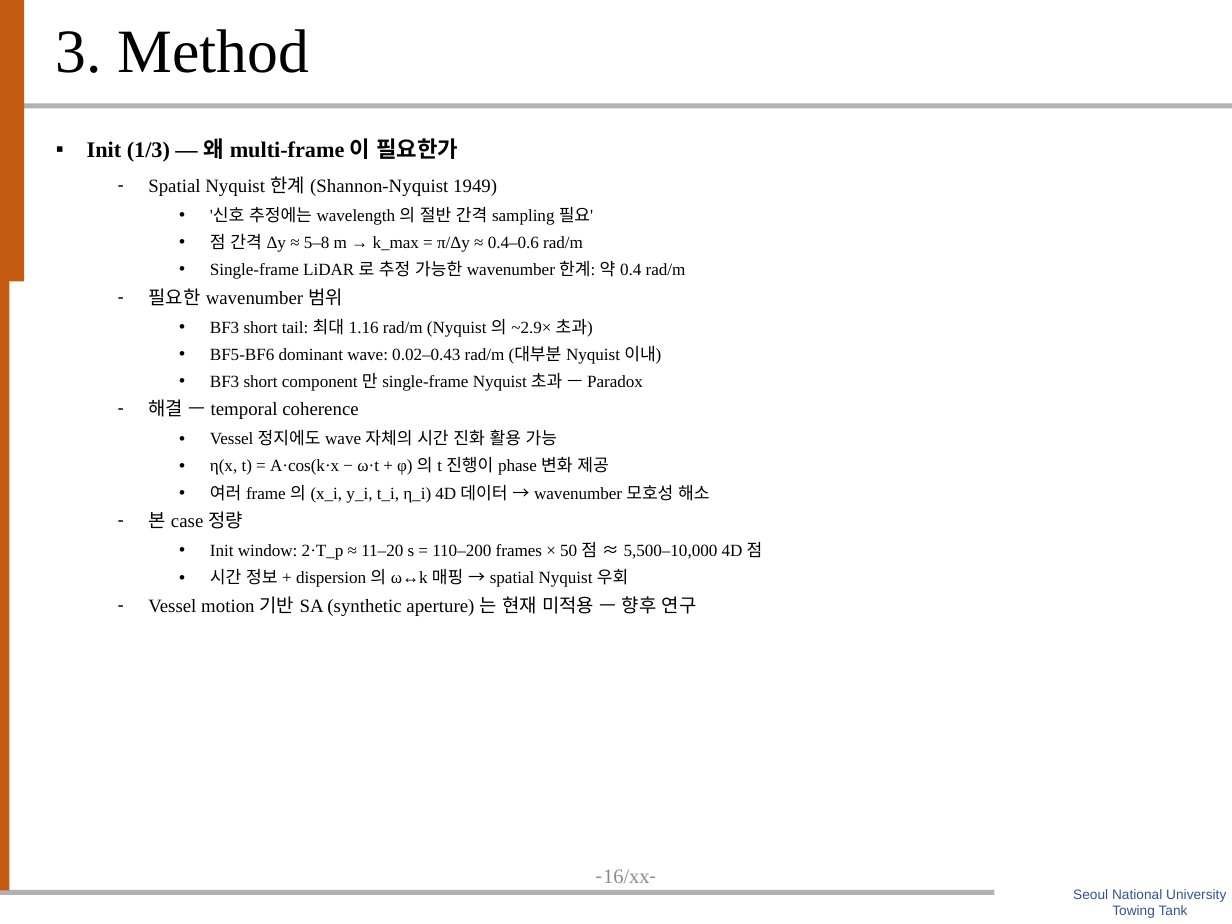
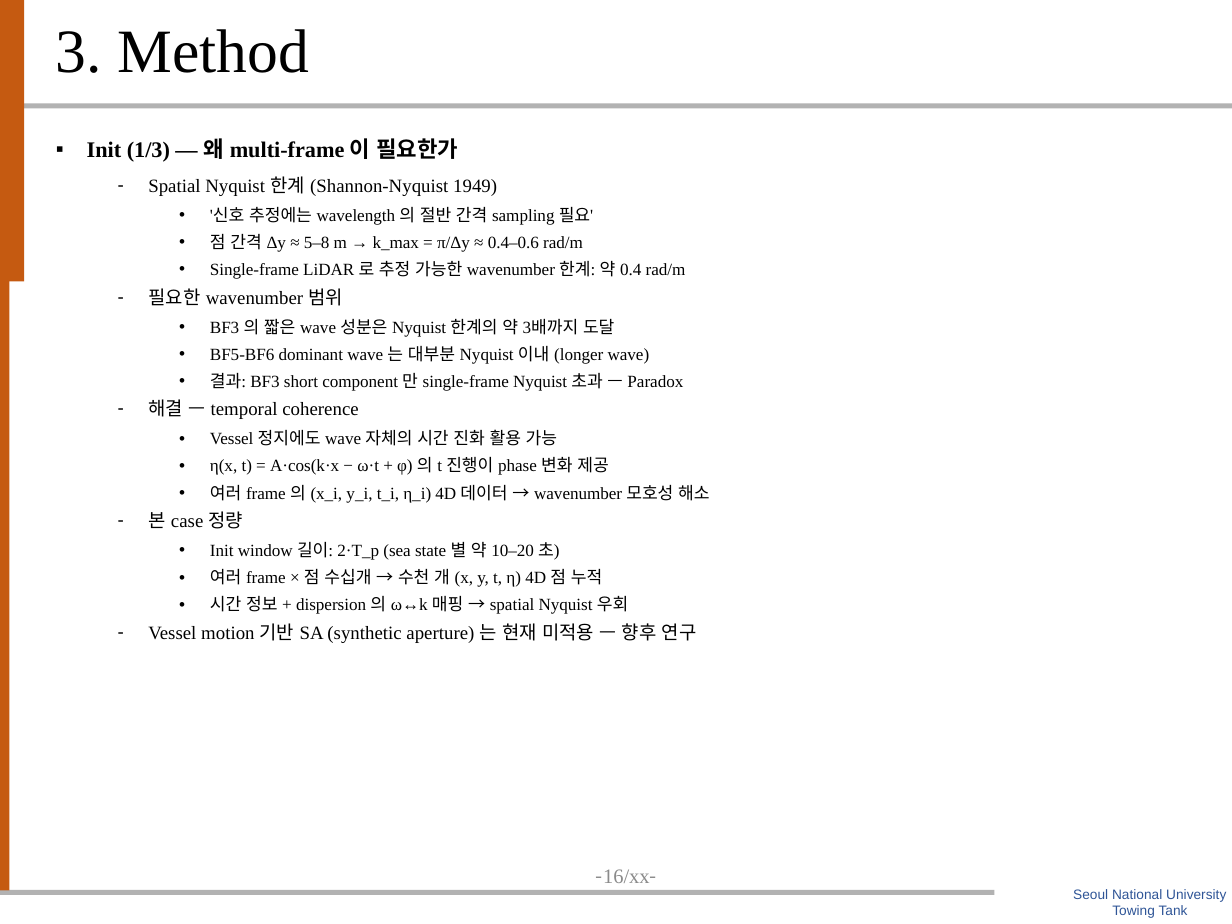
Before and after one commit to SAEYONGPARK94/wavesplat, a slide deck: slide 17 of wavesplat/docs/labmeeting_20260513_박세용_filled.pptx. Drawn at 1232x924 pixels with LibreOffice and Linux fonts; fonts in the diff are those of the drawing; background and template pictures are left out. Boxes give left, top, right and bottom in pixels: in the first picture for what was removed or moved away, otherwise in the second. Text is boxed around its words. In the diff, an @@ line names an element or a change of style, - is before the commit and + after.

```diff
--- a/wavesplat/docs/labmeeting_20260513_박세용_filled.pptx
+++ b/wavesplat/docs/labmeeting_20260513_박세용_filled.pptx
@@ text at <box>210,319,683,391</box>: text changed @@
-    • BF3 short tail: 최대 1.16 rad/m (Nyquist 의 ~2.9× 초과)
-    • BF5-BF6 dominant wave: 0.02–0.43 rad/m (대부분 Nyquist 이내)
-    • BF3 short component 만 single-frame Nyquist 초과 — Paradox
+    • BF3 의 짧은 wave 성분은 Nyquist 한계의 약 3배까지 도달
+    • BF5-BF6 dominant wave 는 대부분 Nyquist 이내 (longer wave)
+    • 결과: BF3 short component 만 single-frame Nyquist 초과 — Paradox
@@ text at <box>210,542,602,587</box>: text changed @@
-    • Init window: 2·T_p ≈ 11–20 s = 110–200 frames × 50 점 ≈ 5,500–10,000 4D 점
+    • Init window 길이: 2·T_p (sea state 별 약 10–20 초)
+    • 여러 frame × 점 수십개 → 수천 개 (x, y, t, η) 4D 점 누적
```
Also in this commit, not shown: 5 other slides changed, 1 other file.
